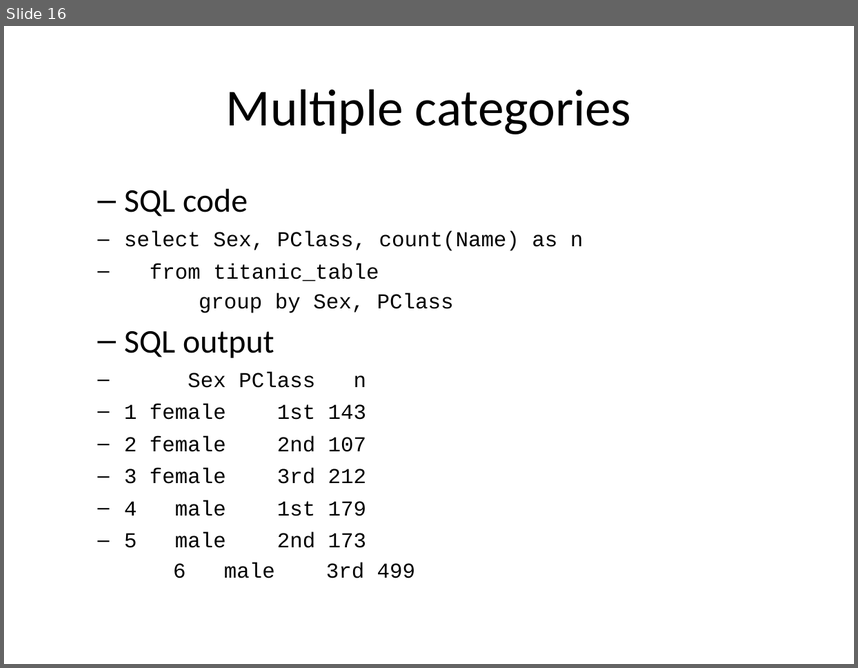
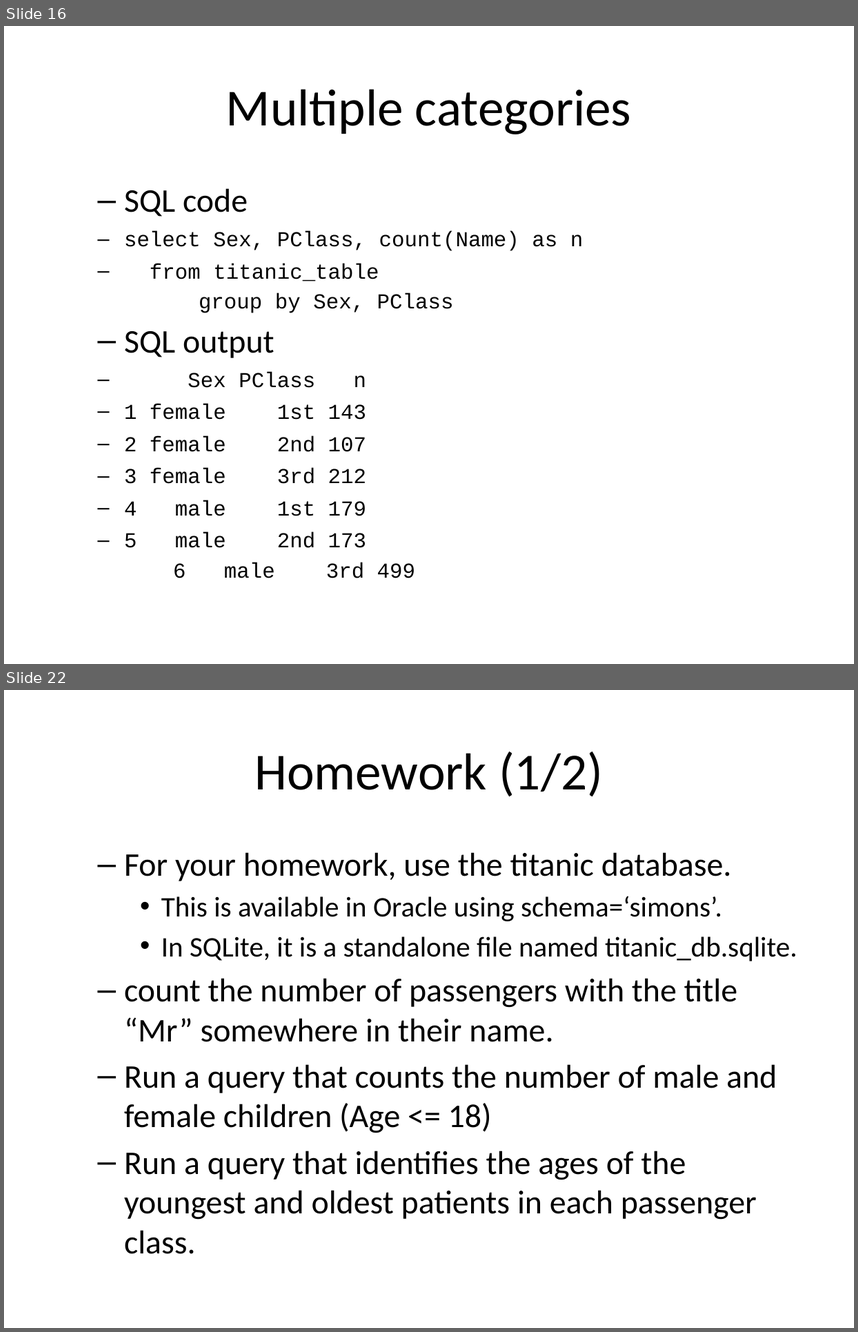
Before and after one commit to pmean/introduction-to-sql, a slide deck: src/stats.pptx. Shown one above the other, each under a label of ours: slide 16 before the commit, slides 16 and 22 after it; the slides between them are not shown. The pictures are 858x668 and 858x1332 pixels, drawn with LibreOffice and Linux fonts; fonts in the diff are those of the drawing. Boxes give left, top, right and bottom in pixels: in the first picture for what was removed or moved away, otherwise in the second. Text is boxed around its words. In the diff, an @@ line names an element or a change of style, - is before the commit and + after.

```diff
--- a/src/stats.pptx
+++ b/src/stats.pptx
@@ slide 22 added at (x1=4, y1=690, x2=854, y2=1328), background #FFFFFF @@
@@ title added at (x1=254, y1=751, x2=603, y2=797), 44 pt, text #000000 @@
+Homework (1/2)
@@ text added at (x1=124, y1=852, x2=797, y2=1254), 28 pt, text #000000 @@
+  – For your homework, use the titanic database.
+    • This is available in Oracle using schema=‘simons’.
+    • In SQLite, it is a standalone file named titanic_db.sqlite.
+  – count the number of passengers with the title “Mr” somewhere in their name.
+  – Run a query that counts the number of male and female children (Age <= 18)
+  – Run a query that identifies the ages of the youngest and oldest patients in each passenger class.
```
Also in this commit, not shown: 4 slides changed, 4 other slides added, 2 other files.
